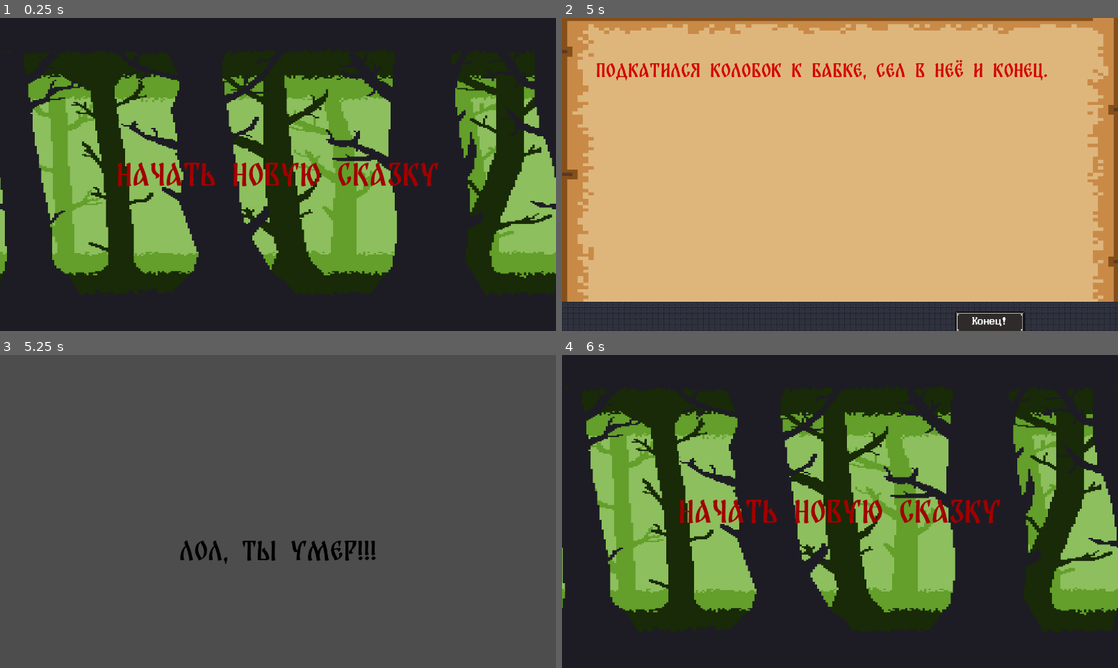
Above: before the commit, frames 1-4 (two rows, left to right).
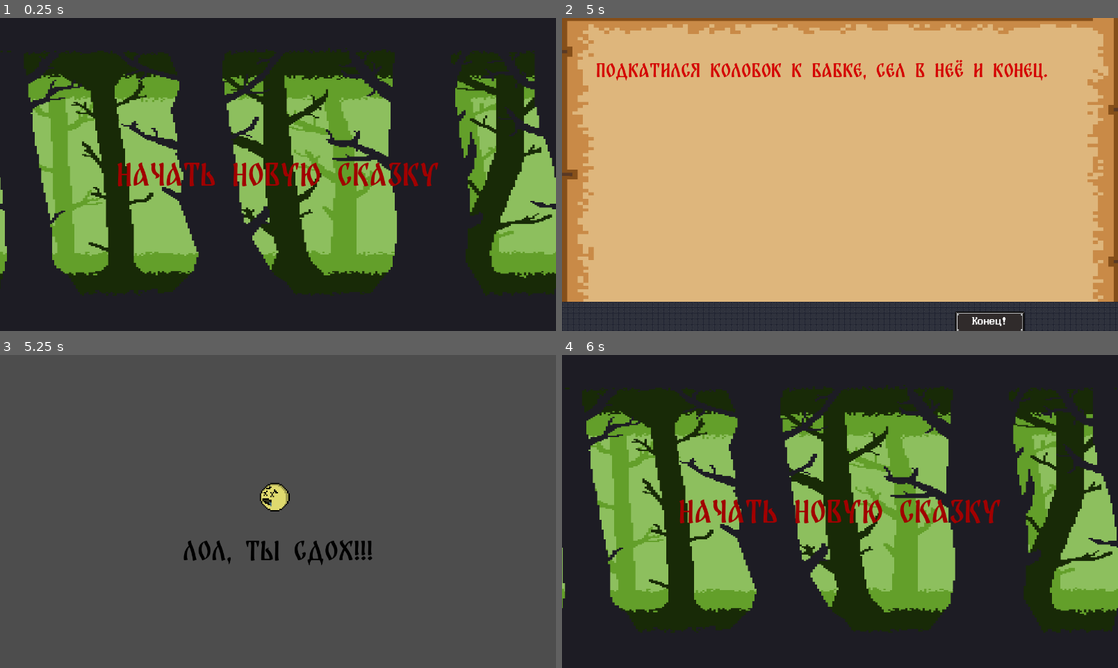
Above: after the commit, the same moments.

Repository: meshchaninov/SGJ-game
Game: Godot game, scene res://scenes/Main.tscn
The game is run twice, just before and just after one commit, with the same random seed, the same clock (stepped at 60 frames per second) and the same inputs.
Inputs:
- Up to frame 1 (0.25 s): no input
- Up to frame 2 (5 s): click "Начать новую сказку" at 0.5 s; tap Enter (ui_accept) at 1.25, 1.52, 2.27, 4.25, 4.52 s; hold D (right) 1.28-2.03 s; hold S (down) 2.03-2.75 s; click "Выбор 1" at 2.75 s; hold D (right) 3.53-4.28 s; hold W (up) from 4.28 s (still down)
- Up to frame 3 (5.25 s): release W (up) at 5 s; click "Конец!" at 5 s
- Up to frame 4 (6 s): click "ЛОЛ, ТЫ УМЕР!!!" (after the commit: "Лол, ты сдох!!!") at 5.75 s

Frames 1-2 are identical in both runs. In frame 3, 1.6% of the frame differs, in the area x 32-68%, y 40-68%; in frame 4, nothing differs.
Error before the commit: Invalid assignment of property or key 'texture' with value of type 'String' on a base object of type 'TextureRect'. (res://scenes/start_end/end_scene.gd:6)

Commit message:
end scene

Diff:
--- a/scenes/start_end/end_scene.gd
+++ b/scenes/start_end/end_scene.gd
@@ -3,13 +3,16 @@
 func _ready() -> void:
 	if GlobalState.end_result == "bad":
 		if GlobalState.fox_meeting_number == 0:
-			$Kolobok.texture = "res://assets/sprites/kolobok/kolobok_dead.png"
-		else: $Kolobok.texture = "res://assets/sprites/kolobok/Kolob_implant_dead.png"
+			$Kolobok.texture = load("res://assets/sprites/kolobok/kolobok_dead.png")
+		else: $Kolobok.texture = load("res://assets/sprites/kolobok/Kolob_implant_dead.png")
 		$EndButton.text = "Лол, ты сдох!!!"
 	elif GlobalState.end_result == "good":
+		$Kolobok.texture = load("res://assets/sprites/kolobok/Kolob_implant.png")
 		$EndButton.text = "Молодец, рыжая пущена на шарф"
 	elif GlobalState.end_result == "romantic":
 		$EndButton.text = "И жили они долго и счастливо"
 
 func _on_end_button_pressed() -> void:
+	if GlobalState.end_result != "bad":
+		get_tree().change_scene_to_file("res://scenes/TextStory.tscn")
 	get_tree().change_scene_to_file("res://scenes/start_end/StartScene.tscn")
